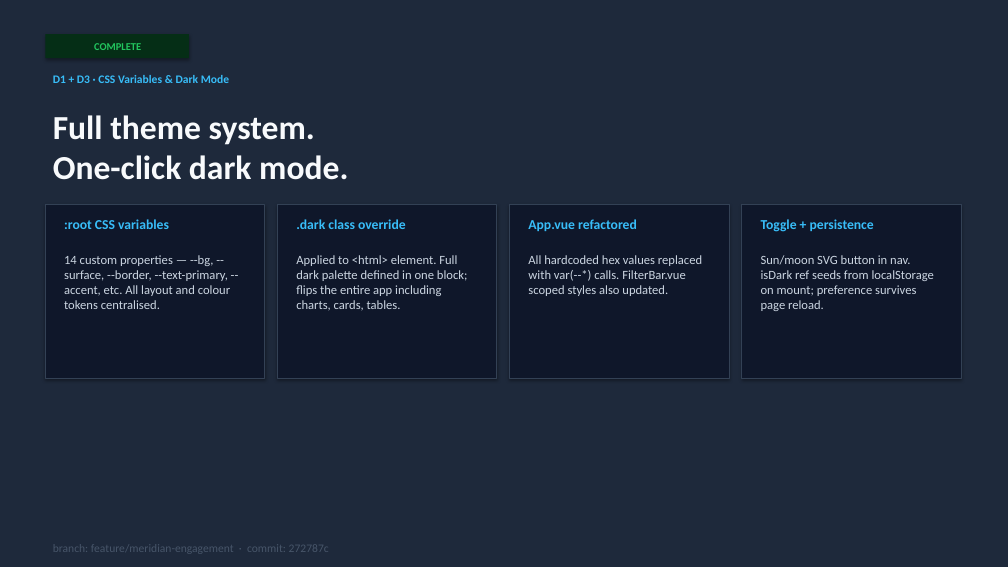
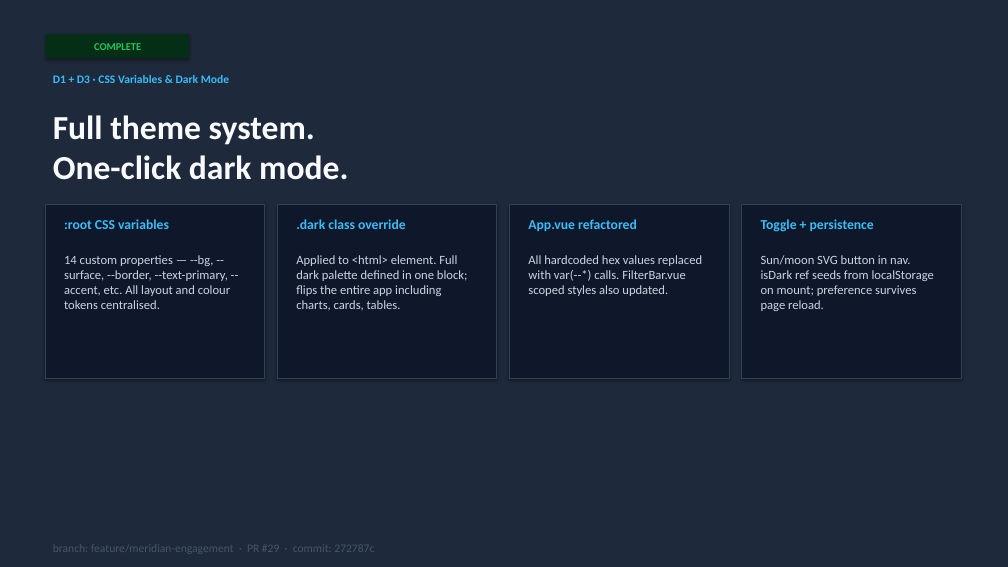
Before and after one commit to lindsey-anthropic/meridian-workshop, a slide deck: slide 8 of proposal/progress-report.pptx. Drawn at 1008x567 pixels with LibreOffice and Linux fonts; fonts in the diff are those of the drawing. Boxes give left, top, right and bottom in pixels: in the first picture for what was removed or moved away, otherwise in the second. Text is boxed around its words. In the diff, an @@ line names an element or a change of style, - is before the commit and + after.

```diff
--- a/proposal/progress-report.pptx
+++ b/proposal/progress-report.pptx
@@ text at (x1=53, y1=545, x2=374, y2=552): text changed @@
-branch: feature/meridian-engagement · commit: 272787c
+branch: feature/meridian-engagement · PR #29 · commit: 272787c
```
Also in this commit, not shown: 4 other slides changed, 1 other file.
